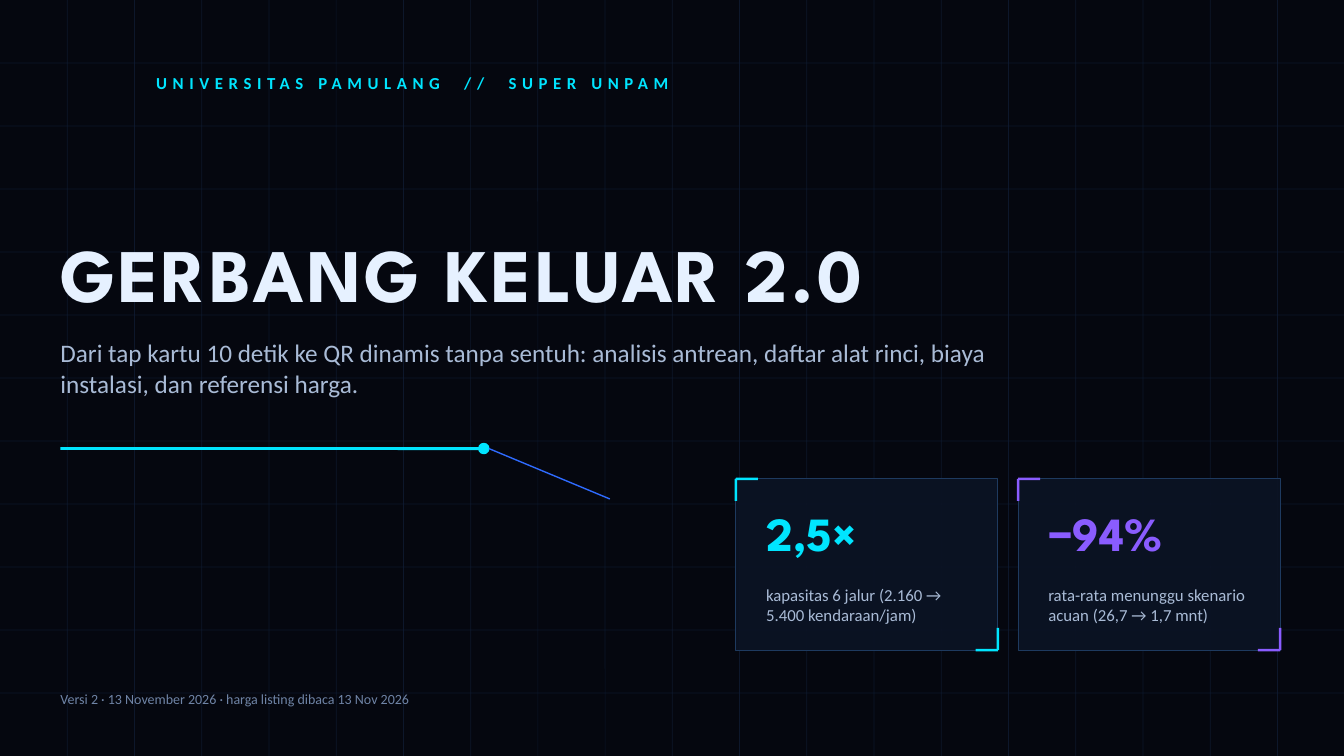
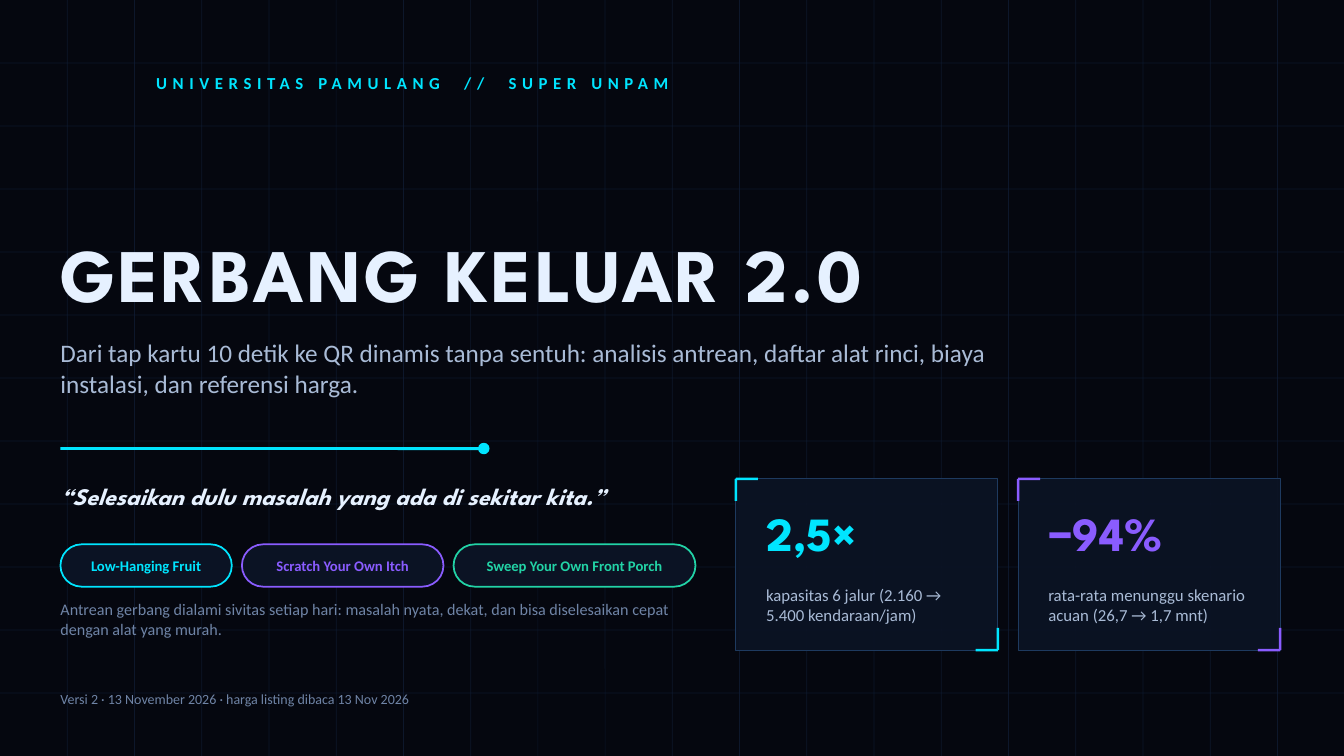
Before and after one commit to DSKPutra/super-unpam, a slide deck: slide 1 of docs/Analisis-Gerbang-Keluar-Super-UNPAM-v2.pptx. Drawn at 1344x756 pixels with LibreOffice and Linux fonts; fonts in the diff are those of the drawing; background and template pictures are left out. Boxes give left, top, right and bottom in pixels: in the first picture for what was removed or moved away, otherwise in the second. Text is boxed around its words. In the diff, an @@ line names an element or a change of style, - is before the commit and + after.

```diff
--- a/docs/Analisis-Gerbang-Keluar-Super-UNPAM-v2.pptx
+++ b/docs/Analisis-Gerbang-Keluar-Super-UNPAM-v2.pptx
@@ line removed from (489, 449) to (610, 499) @@
@@ text added at (60,488,605,511), 17 pt, text #E6F1FF, bold, italic @@
+“Selesaikan dulu masalah yang ada di sekitar kita.”
@@ rounded rectangle added at (60,544,232,587), fill #0B1324, outline #00E5FF 1.25 pt @@
@@ text added at (91,560,201,574), 10.5 pt, text #00E5FF, bold @@
+Low-Hanging Fruit
@@ rounded rectangle added at (242,544,444,587), fill #0B1324, outline #8A5CFF 1.25 pt @@
@@ text added at (276,560,409,571), 10.5 pt, text #8A5CFF, bold @@
+Scratch Your Own Itch
@@ rounded rectangle added at (454,544,696,587), fill #0B1324, outline #22D3A6 1.25 pt @@
@@ text added at (487,560,662,574), 10.5 pt, text #22D3A6, bold @@
+Sweep Your Own Front Porch
@@ text added at (60,604,668,638), 11.5 pt, text #6F84A6 @@
+Antrean gerbang dialami sivitas setiap hari: masalah nyata, dekat, dan bisa diselesaikan cepat dengan alat yang murah.
```
